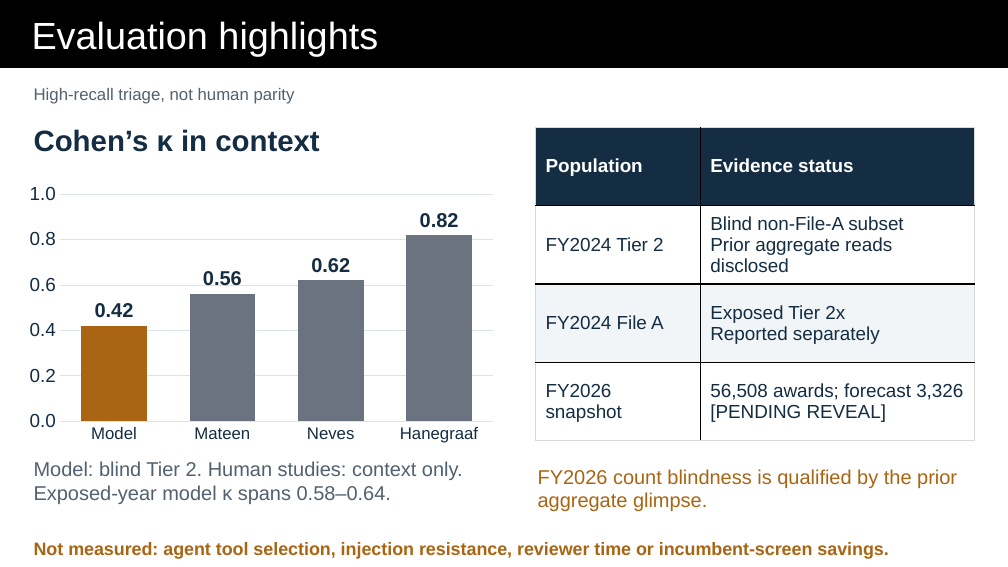
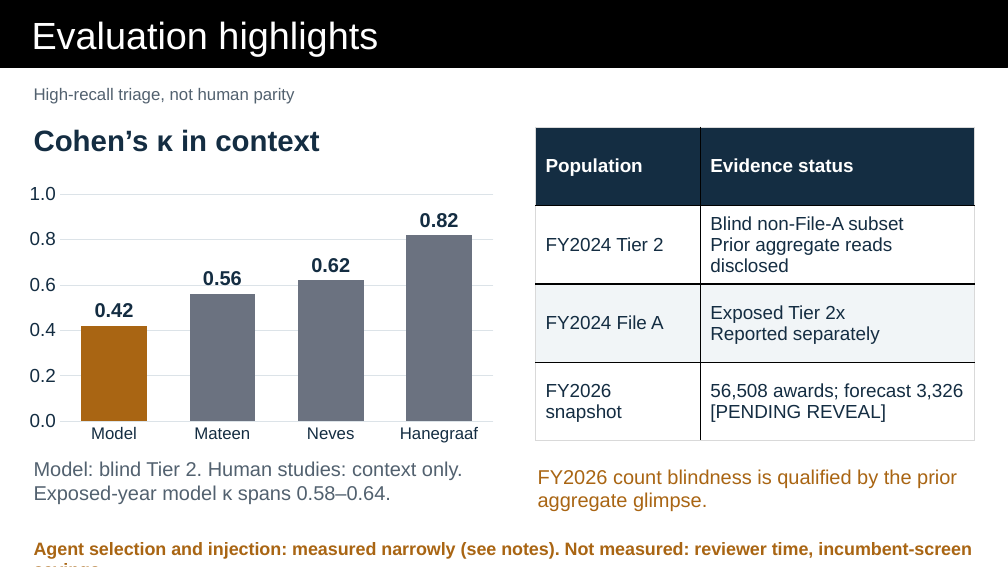
Before and after one commit to conroyriodss/nitrd-categorization-mcp, a slide deck: slide 9 of submission/NITRD_Hackathon_Presentation_2026-11-06b.pptx. Drawn at 1008x567 pixels with LibreOffice and Linux fonts; fonts in the diff are those of the drawing. Boxes give left, top, right and bottom in pixels: in the first picture for what was removed or moved away, otherwise in the second. Text is boxed around its words. In the diff, an @@ line names an element or a change of style, - is before the commit and + after.

Commit message:
Apply routing batch: programmatic rows applied to DOCX and PPTX
Copied the dry-run outputs from apply_routing_batch.py (49 rows, 0 needing
attention) over the committed 11-06b documents. Re-extracted text.

Before: DOCX 2b70c7bc, PPTX c9745081 (the 2026-11-06b originals)
After:  DOCX cc80b368, PPTX f903f6b9 (programmatic routing edits applied)

The six MANUAL/hand-edit rows (D03/H1, D09/H2, D14/H3, D16e/H4, chart/H5,
P01 fit/H6) are NOT in this commit. The owner applies them in Word and
PowerPoint after filming (hand-edit list accepted 2026-11-17).

```diff
--- a/submission/NITRD_Hackathon_Presentation_2026-11-06b.pptx
+++ b/submission/NITRD_Hackathon_Presentation_2026-11-06b.pptx
@@ text at [34, 542, 972, 559]: text changed @@
-Not measured: agent tool selection, injection resistance, reviewer time or incumbent-screen savings.
+Agent selection and injection: measured narrowly (see notes). Not measured: reviewer time, incumbent-screen savings.
```
Also in this commit, not shown: 2 other slides changed, 3 other files.
